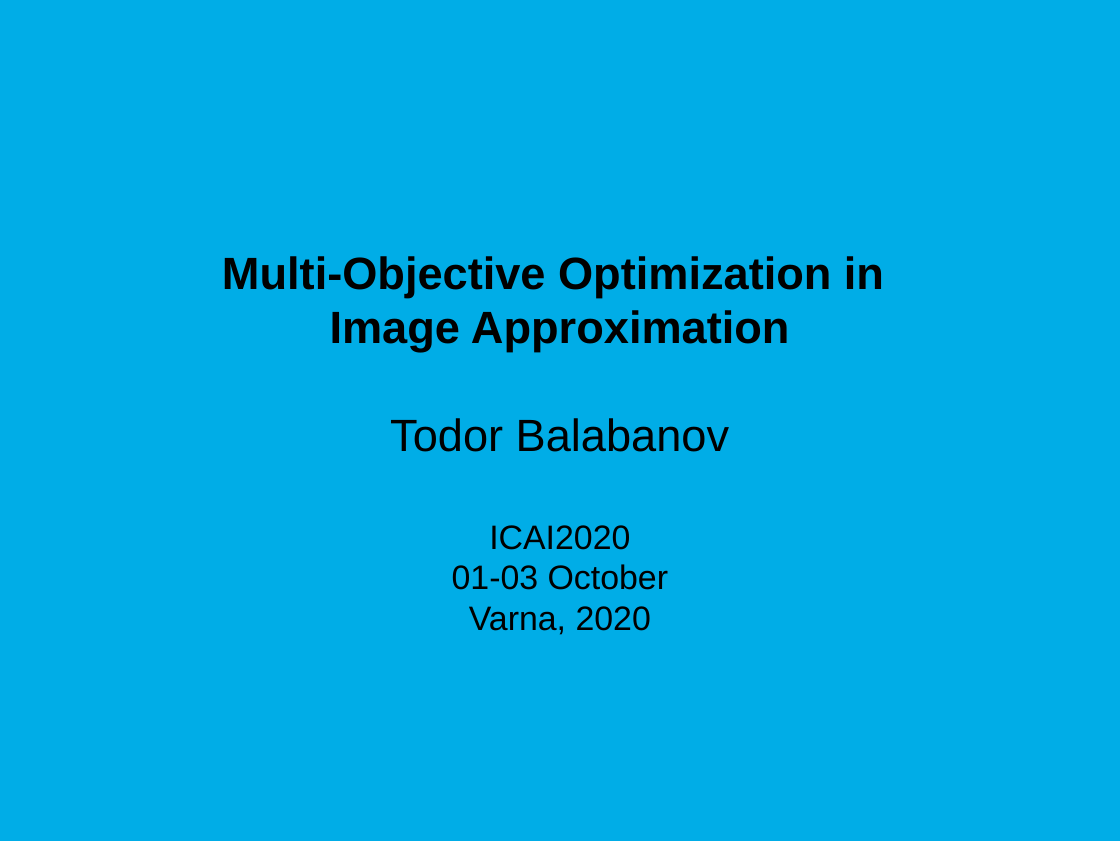
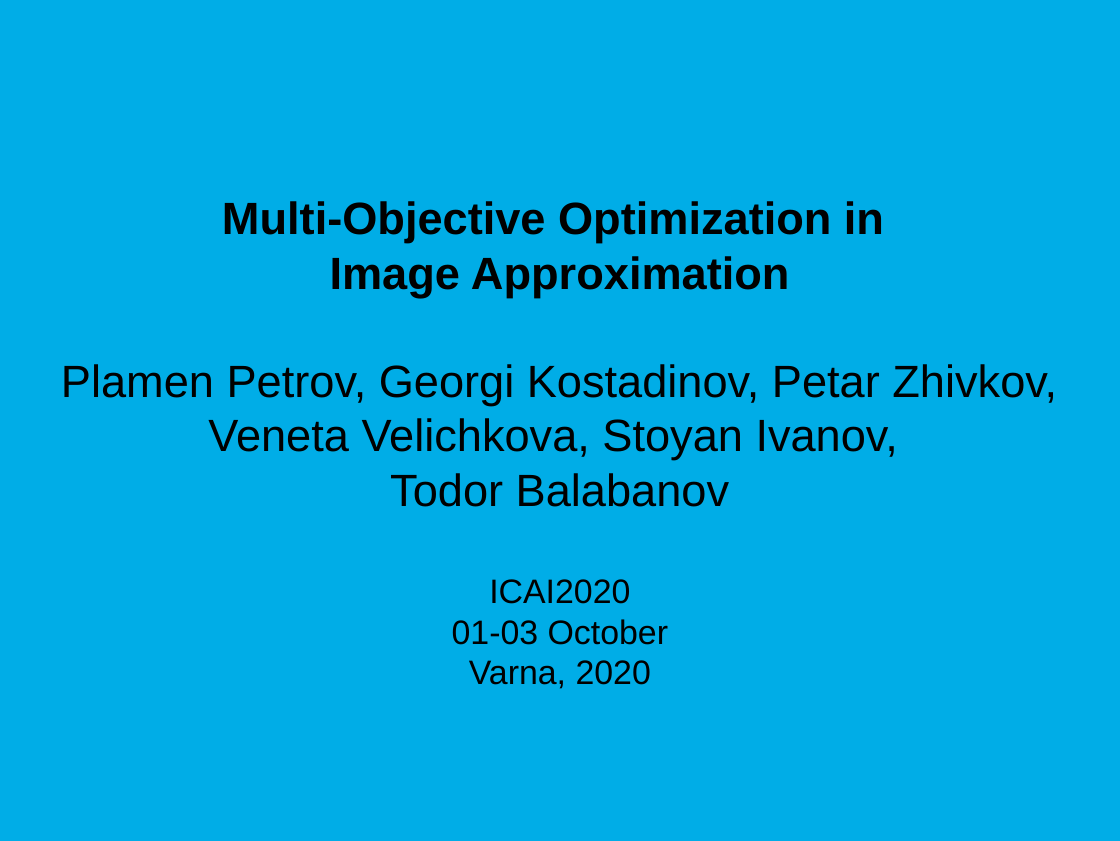
Before and after one commit to TodorBalabanov/ICAI20-International-Conference-Automatics-and-Informatics-2020, a slide deck: slide 2 of ICAI20-Multiobjective-Optimization-in-Image-Approximation.odp. Drawn at 1120x841 pixels with LibreOffice and Linux fonts; fonts in the diff are those of the drawing; background and template pictures are left out. Boxes give left, top, right and bottom in pixels: in the first picture for what was removed or moved away, otherwise in the second. Text is boxed around its words. In the diff, an @@ line names an element or a change of style, - is before the commit and + after.

Commit message:
The names of the ohters were added.

```diff
--- a/ICAI20-Multiobjective-Optimization-in-Image-Approximation.odp
+++ b/ICAI20-Multiobjective-Optimization-in-Image-Approximation.odp
@@ subtitle at [61, 364, 1057, 507]: text changed @@
-Todor Balabanov
+Plamen Petrov, Georgi Kostadinov, Petar Zhivkov, Veneta Velichkova, Stoyan Ivanov,
+Todor Balabanov
```
